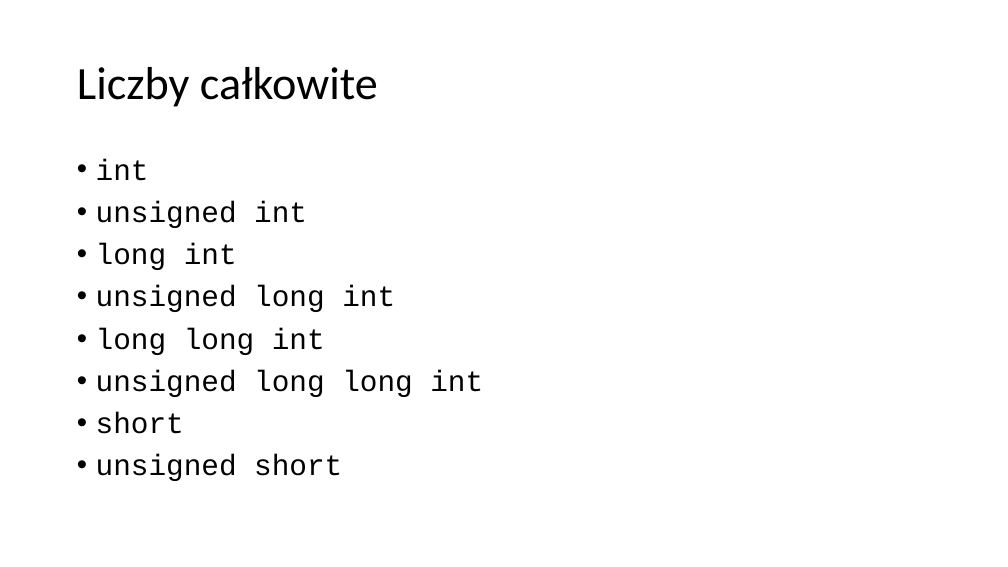
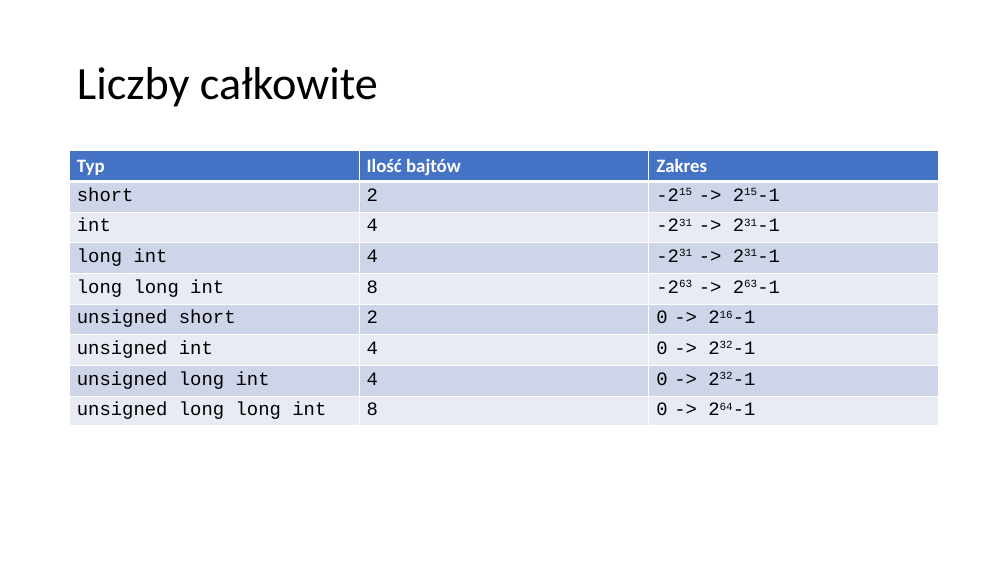
Before and after one commit to blackbat13/cs-lut, a slide deck: slide 5 of Programowanie/C++/Zmienne.pptx (slide 4 before the commit). Drawn at 1008x567 pixels with LibreOffice and Linux fonts; fonts in the diff are those of the drawing. Boxes give left, top, right and bottom in pixels: in the first picture for what was removed or moved away, otherwise in the second. Text is boxed around its words. In the diff, an @@ line names an element or a change of style, - is before the commit and + after.

```diff
--- a/Programowanie/C++/Zmienne.pptx
+++ b/Programowanie/C++/Zmienne.pptx
@@ table added at [70,151,938,426], 9 rows, 3 columns @@
+Typ | Ilość bajtów | Zakres
+short | 2 | -215 -> 215-1
+int | 4 | -231 -> 231-1
+long int | 4 | -231 -> 231-1
+long long int | 8 | -263 -> 263-1
+unsigned short | 2 | 0 -> 216-1
+unsigned int | 4 | 0 -> 232-1
+unsigned long int | 4 | 0 -> 232-1
+unsigned long long int | 8 | 0 -> 264-1
@@ text removed at [96,159,483,481] @@
-• int
-• unsigned int
-• long int
-• unsigned long int
-• long long int
-• unsigned long long int
-• short
-• unsigned short
```
Also in this commit, not shown: 2 slides added, 1 slide removed, 1 other file.
